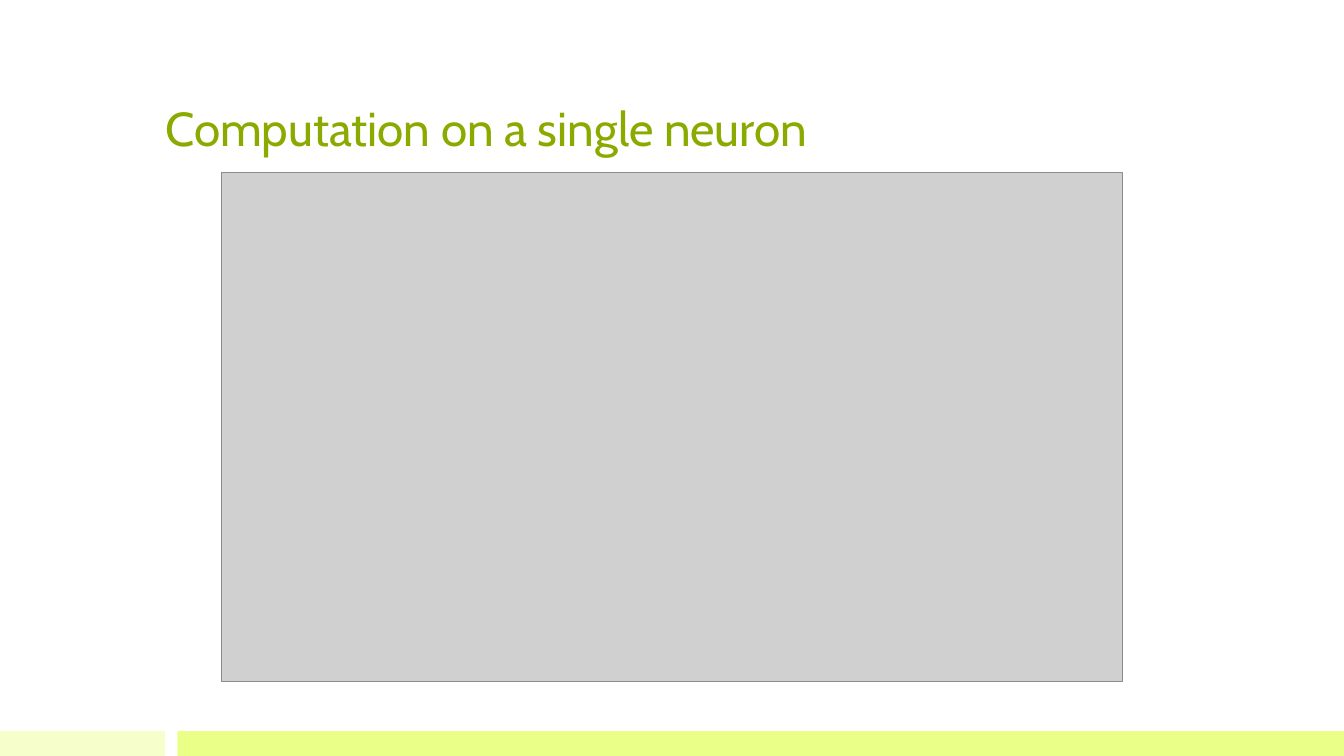
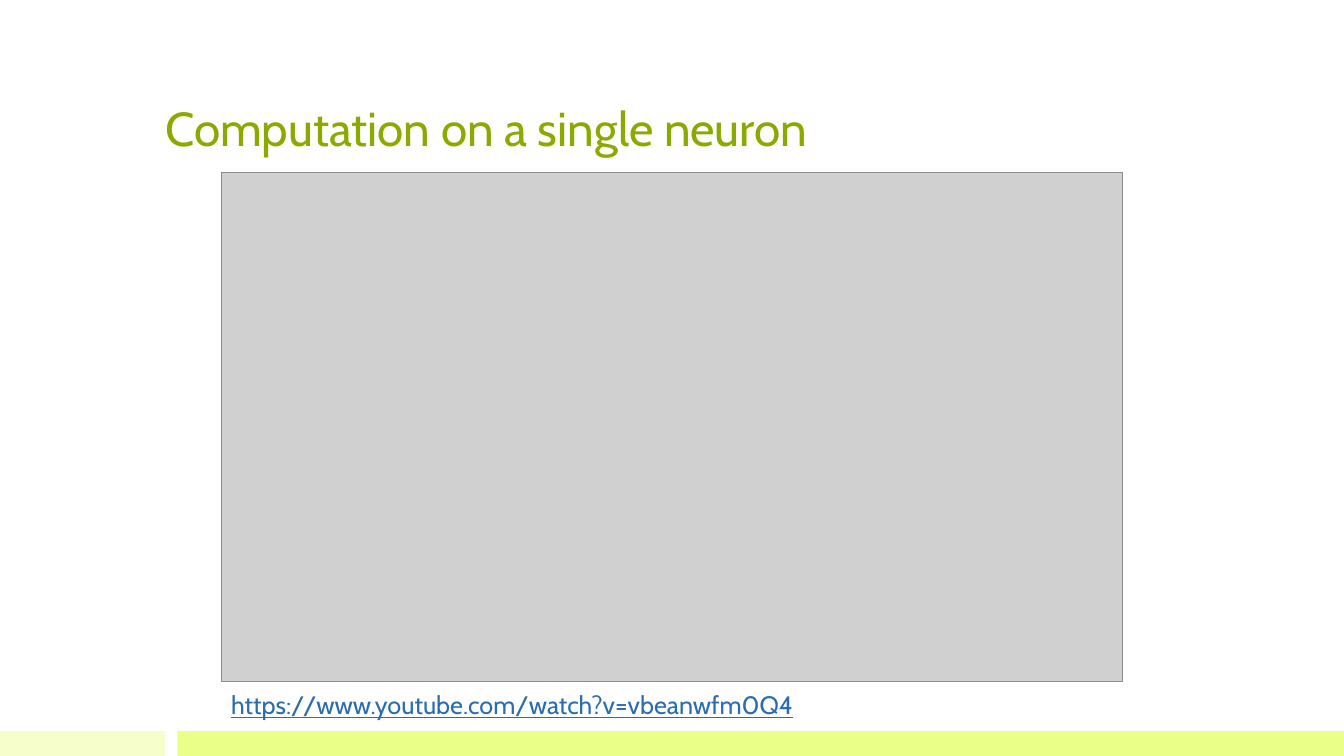
Before and after one commit to bioinfo-kaust/gfm-workshop, a slide deck: slide 10 of lecture_slides/2.day1_after_lunch/lecture_2_huggingface.pptx. Drawn at 1344x756 pixels with LibreOffice and Linux fonts; fonts in the diff are those of the drawing; grey boxes stand for pictures. Boxes give left, top, right and bottom in pixels: in the first picture for what was removed or moved away, otherwise in the second. Text is boxed around its words. In the diff, an @@ line names an element or a change of style, - is before the commit and + after.

```diff
--- a/lecture_slides/2.day1_after_lunch/lecture_2_huggingface.pptx
+++ b/lecture_slides/2.day1_after_lunch/lecture_2_huggingface.pptx
@@ text added at [231,695,793,720], 18 pt, text #2A6CB2, underline @@
+https://www.youtube.com/watch?v=vbeanwfm0Q4
```
Also in this commit, not shown: 12 other slides changed, 1 slide added, 3 other files.
